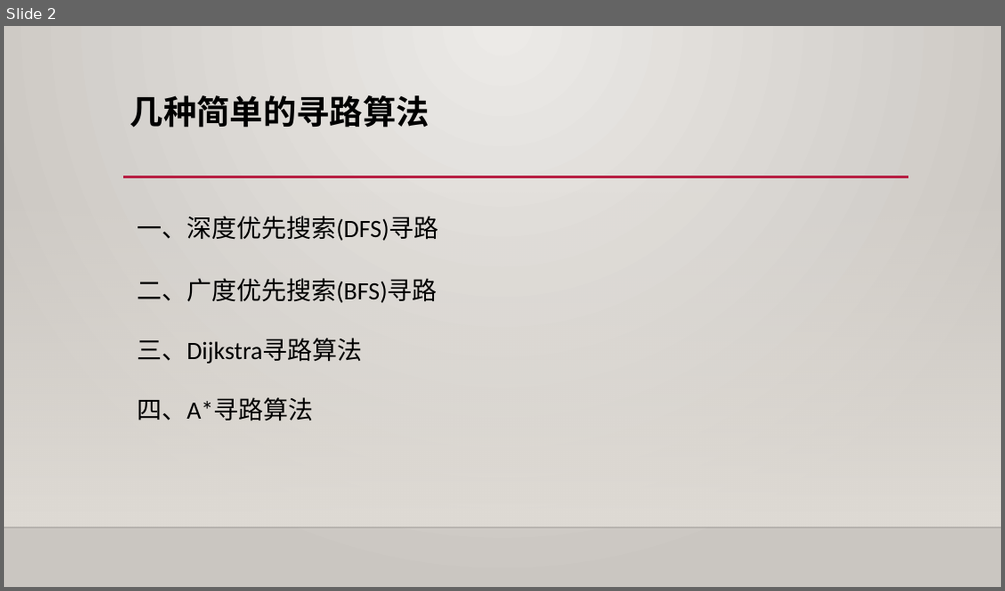
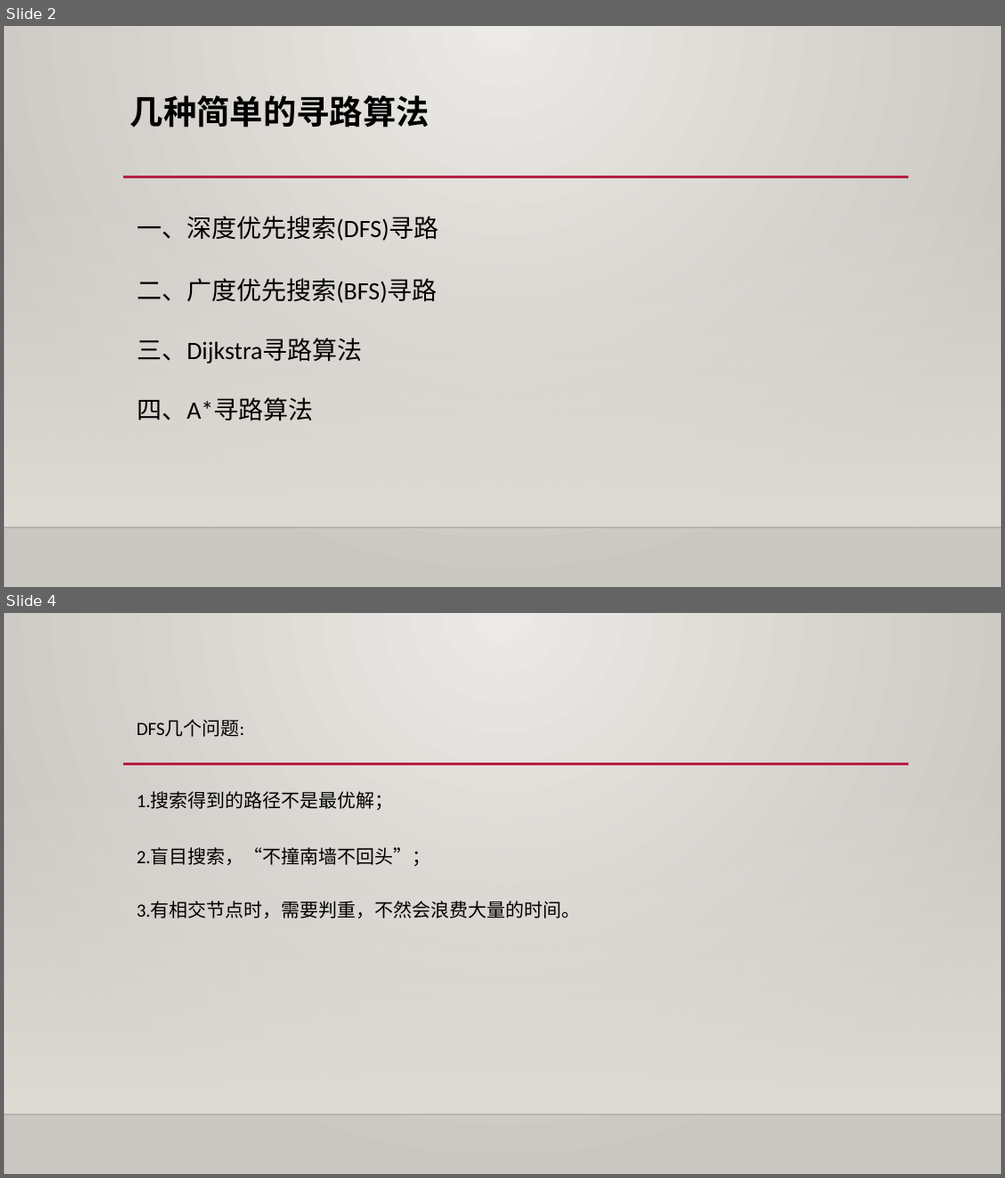
Before and after one commit to qinflying/learn_findpath, a slide deck: 寻路算法.pptx. Shown one above the other, each under a label of ours: slide 2 before the commit, slides 2 and 4 after it; the slides between them are not shown. The pictures are 1005x591 and 1005x1178 pixels, drawn with LibreOffice and Linux fonts; fonts in the diff are those of the drawing; background and template pictures are left out. Boxes give left, top, right and bottom in pixels: in the first picture for what was removed or moved away, otherwise in the second. Text is boxed around its words. In the diff, an @@ line names an element or a change of style, - is before the commit and + after.

```diff
--- a/寻路算法.pptx
+++ b/寻路算法.pptx
@@ slide 4 added at (x1=4, y1=613, x2=1001, y2=1174), background gradient #ECEAE7 to #CAC7C1; not listed: 3 template elements that a slide beside it also shows @@
@@ text added at (x1=137, y1=719, x2=245, y2=737), 18 pt, text #000000 @@
+DFS几个问题:
@@ text added at (x1=137, y1=792, x2=394, y2=810), 18 pt, text #000000 @@
+1.搜索得到的路径不是最优解；
@@ text added at (x1=137, y1=847, x2=431, y2=866), 18 pt, text #000000 @@
+2.盲目搜索，“不撞南墙不回头”；
@@ text added at (x1=137, y1=901, x2=581, y2=918), 18 pt, text #000000 @@
+3.有相交节点时，需要判重，不然会浪费大量的时间。
```
Also in this commit, not shown: 1 slide changed, 3 other slides added, 1 slide removed, 9 other files.
